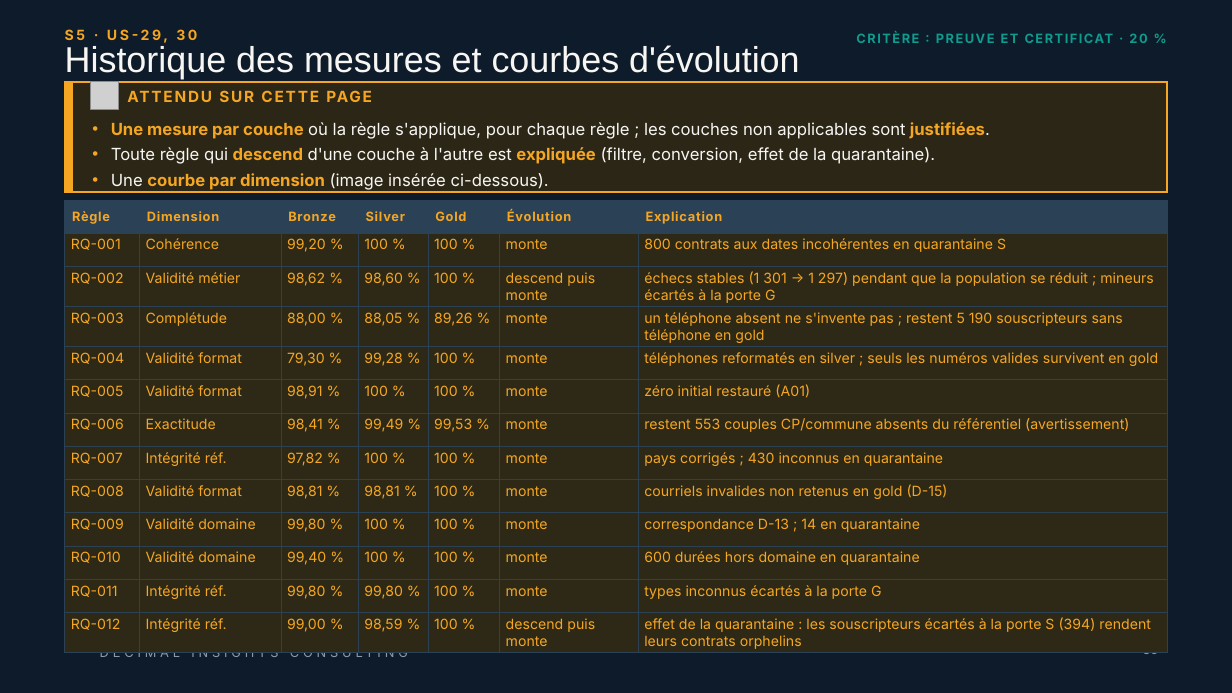
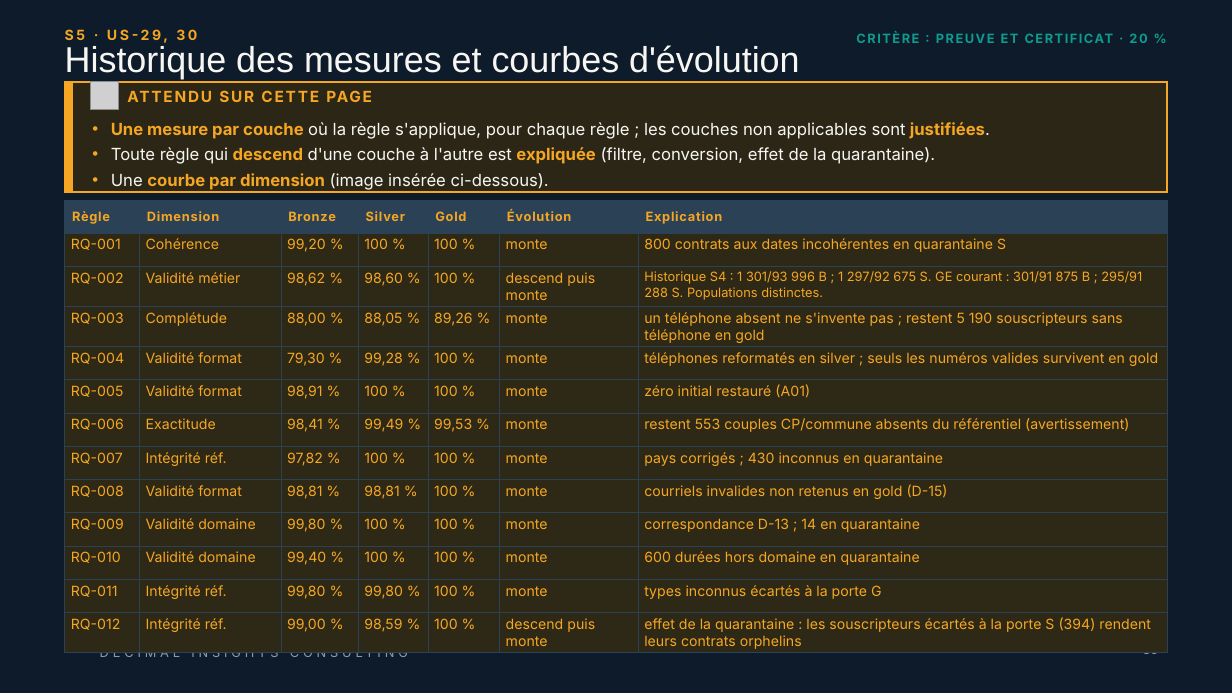
Before and after one commit to ruthabebeneg/td-qualite-g02, a slide deck: slide 35 of livrables/Livrable_Groupe_TD_AssurConnect.pptx. Drawn at 1232x693 pixels with LibreOffice and Linux fonts; fonts in the diff are those of the drawing; grey boxes stand for pictures; background and template pictures are left out. Boxes give left, top, right and bottom in pixels: in the first picture for what was removed or moved away, otherwise in the second. Text is boxed around its words. In the diff, an @@ line names an element or a change of style, - is before the commit and + after.

```diff
--- a/livrables/Livrable_Groupe_TD_AssurConnect.pptx
+++ b/livrables/Livrable_Groupe_TD_AssurConnect.pptx
@@ table at (65,200,1168,653) @@
-row 3, column 7: échecs stables (1 301 → 1 297) pendant que la population se réduit ; mineurs écartés à la porte G
+row 3, column 7: Historique S4 : 1 301/93 996 B ; 1 297/92 675 S. GE courant : 301/91 875 B ; 295/91 288 S. Populations distinctes.
```
Also in this commit, not shown: 11 other slides changed, 14 other files.
